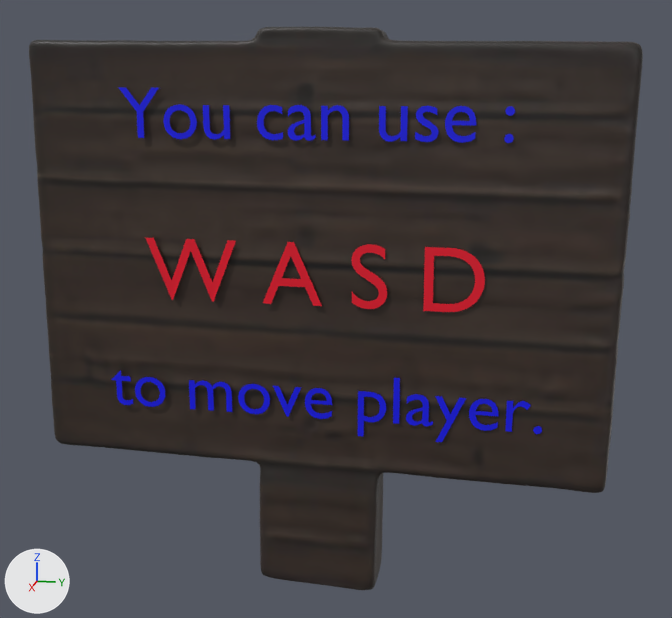
The glTF model frontend/public/asset/MovePanel.glb as it was, and as the next commit left it.
Before and after are seen from a 50 mm lens placed at (2.194, 0.468, 1.134), pointed at (-0.023, 0.025, 0.58). The lights are fixed; the arrows at lower left show +X, +Y and +Z. The older version comes first. Where no turn or scale is listed for an object, it has been applied to the vertices.

In view in the first picture: 'Text', 'Text.001', 'Text.002', 'geometry_0'.
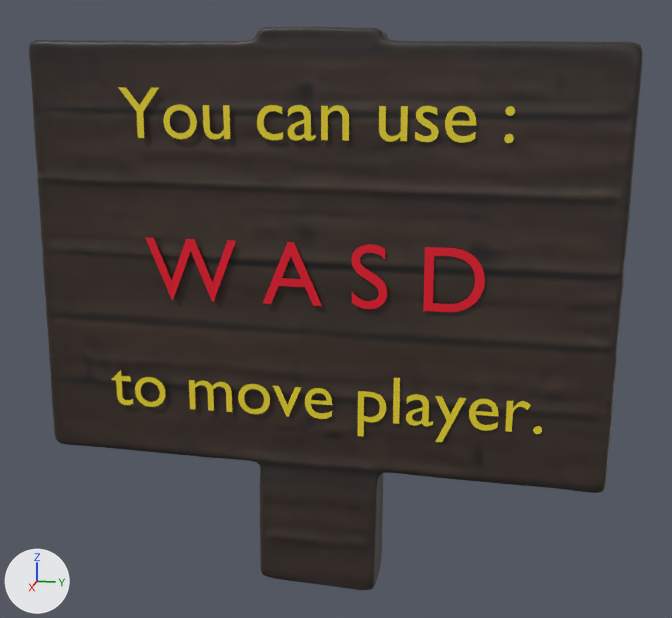
What differs and where, as boxes [x1, y1, x2, y2] in the pictures (672 x 618 px):
'Text.001', recoloured (blue to yellow): [111, 370, 542, 442] in both
'Text', recoloured (blue to yellow): [118, 87, 515, 143] in both

Patch to the scene script:
```diff
--- a/frontend/public/asset/MovePanel.glb.py
+++ b/frontend/public/asset/MovePanel.glb.py
@@ mat_material_001 @@
 mat_material_001 = principled_material('Material.001')
-mat_material_001.base_color = (0.0, 0.000709, 0.8)  # blue #0002e7
+mat_material_001.base_color = (0.8, 0.65, 0.0199)  # yellow #e7d327
```
